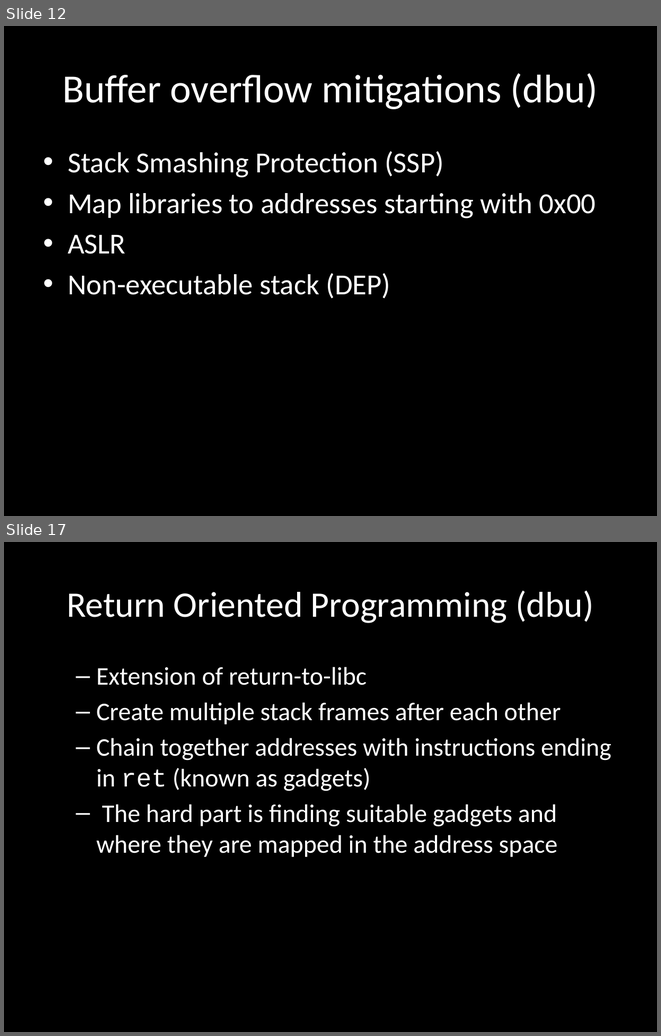
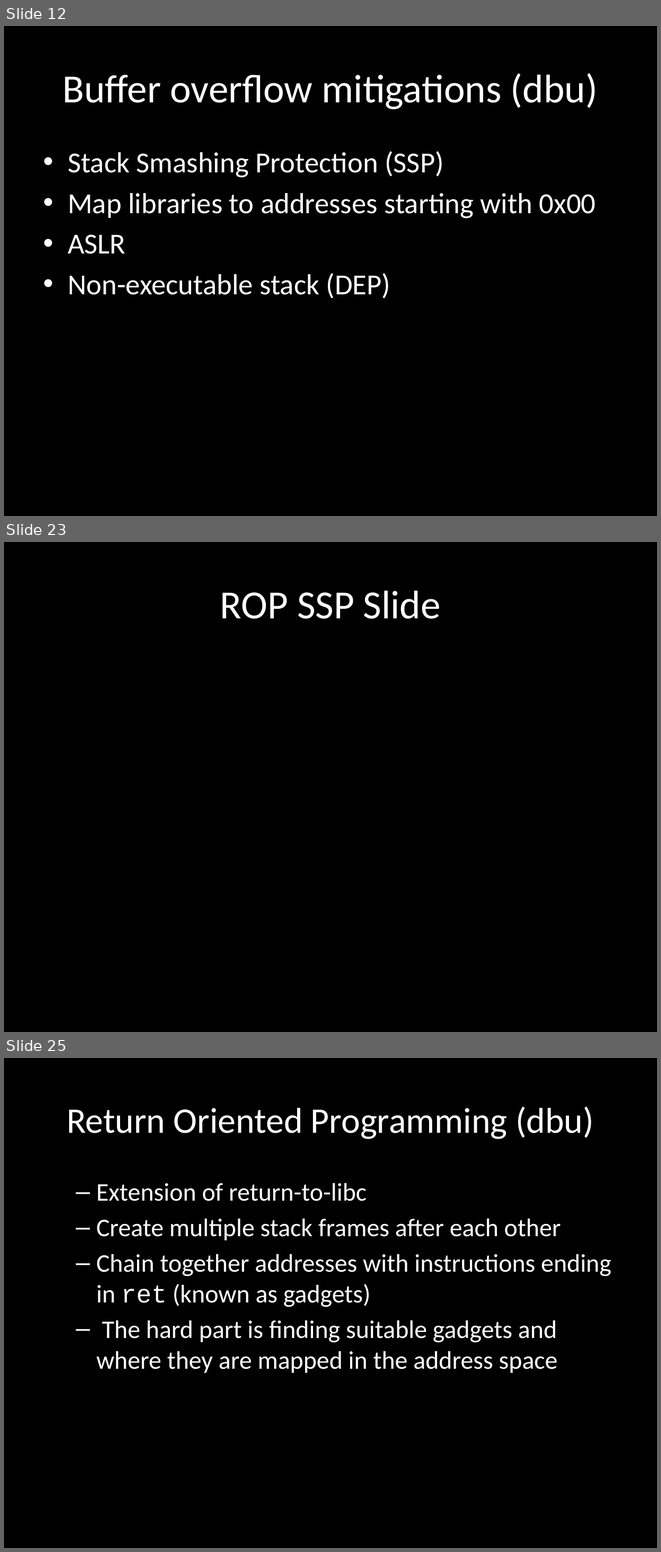
Before and after one commit to wuurrd/techzonepresentation, a slide deck: presentation.pptx. Shown one above the other, each under a label of ours: slides 12 and 17 before the commit, slides 12, 23 and 25 after it; the slides between them are not shown. The pictures are 661x1036 and 661x1552 pixels, drawn with LibreOffice and Linux fonts; fonts in the diff are those of the drawing. Boxes give left, top, right and bottom in pixels: in the first picture for what was removed or moved away, otherwise in the second. Text is boxed around its words. In the diff, an @@ line names an element or a change of style, - is before the commit and + after.

```diff
--- a/presentation.pptx
+++ b/presentation.pptx
@@ slide 23 added at (4, 542, 657, 1032), background #000000 @@
@@ title added at (220, 590, 441, 619), 44 pt, text #FFFFFF @@
+ROP SSP Slide
@@ what was slide 17 is now slide 25 @@
```
Also in this commit, not shown: 2 slides changed, 12 other slides added, 5 slides removed.
